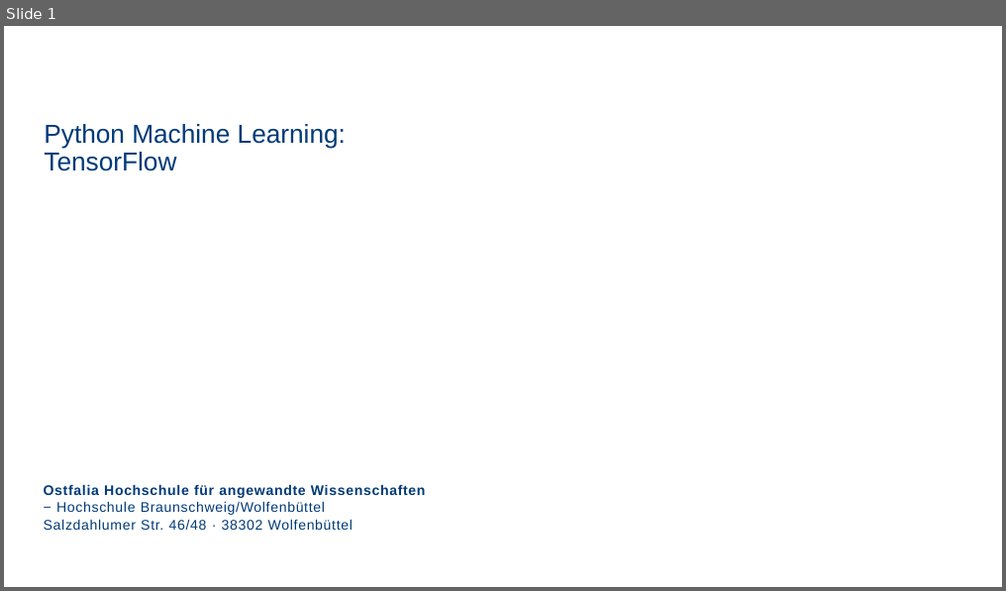
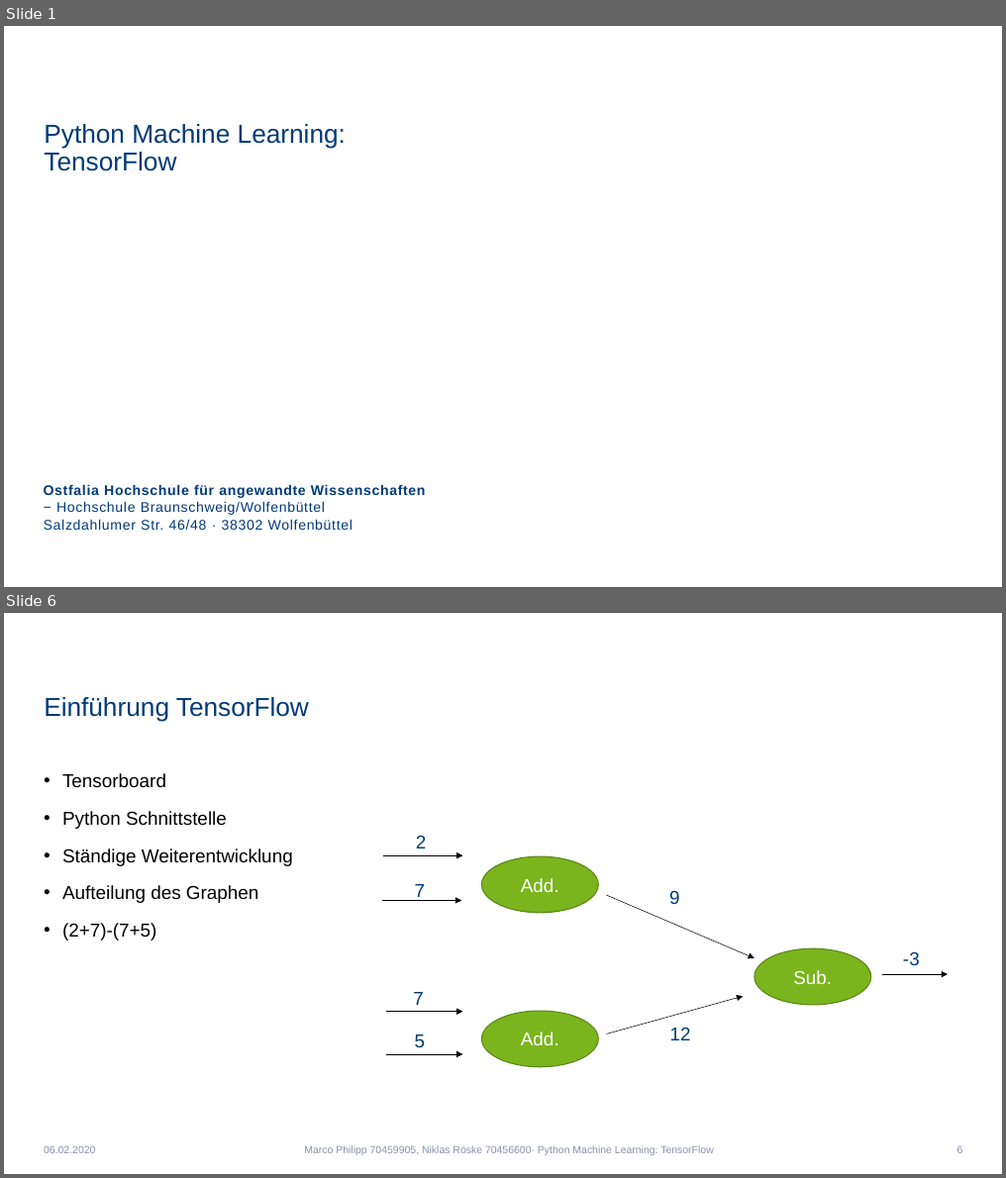
Before and after one commit to Niklas1997Git/Seminar, a slide deck: SeminarPräsentation.pptx. Shown one above the other, each under a label of ours: slide 1 before the commit, slides 1 and 6 after it; the slides between them are not shown. The pictures are 1006x591 and 1006x1178 pixels, drawn with LibreOffice and Linux fonts; fonts in the diff are those of the drawing; background and template pictures are left out. Boxes give left, top, right and bottom in pixels: in the first picture for what was removed or moved away, otherwise in the second. Text is boxed around its words. In the diff, an @@ line names an element or a change of style, - is before the commit and + after.

```diff
--- a/SeminarPräsentation.pptx
+++ b/SeminarPräsentation.pptx
@@ slide 6 added at bbox=[4, 613, 1002, 1174], background #FFFFFF @@
@@ title added at bbox=[44, 697, 309, 722], 25 pt, text #003A79 @@
+Einführung TensorFlow
@@ text added at bbox=[62, 773, 293, 941], 18 pt, text #000000 @@
+• Tensorboard
+• Python Schnittstelle
+• Ständige Weiterentwicklung
+• Aufteilung des Graphen
+• (2+7)-(7+5)
@@ group added at bbox=[382, 836, 948, 1067]: 7 arrows, 7 texts, 3 ellipses @@
+Sub.
+Add.
+Add.
+9
+7
+7
+5
+2
+12
+-3
@@ text added at bbox=[44, 1147, 95, 1154], 10 pt, text #8C91A8 @@
+06.02.2020
@@ text added at bbox=[304, 1146, 714, 1156], 10 pt, text #8C91A8 @@
+Marco Philipp 70459905, Niklas Röske 70456600· Python Machine Learning: TensorFlow
@@ page number added at bbox=[957, 1147, 963, 1154], 10 pt, text #8C91A8 @@
+6
```
Also in this commit, not shown: 20 slides changed, 3 other slides added.
